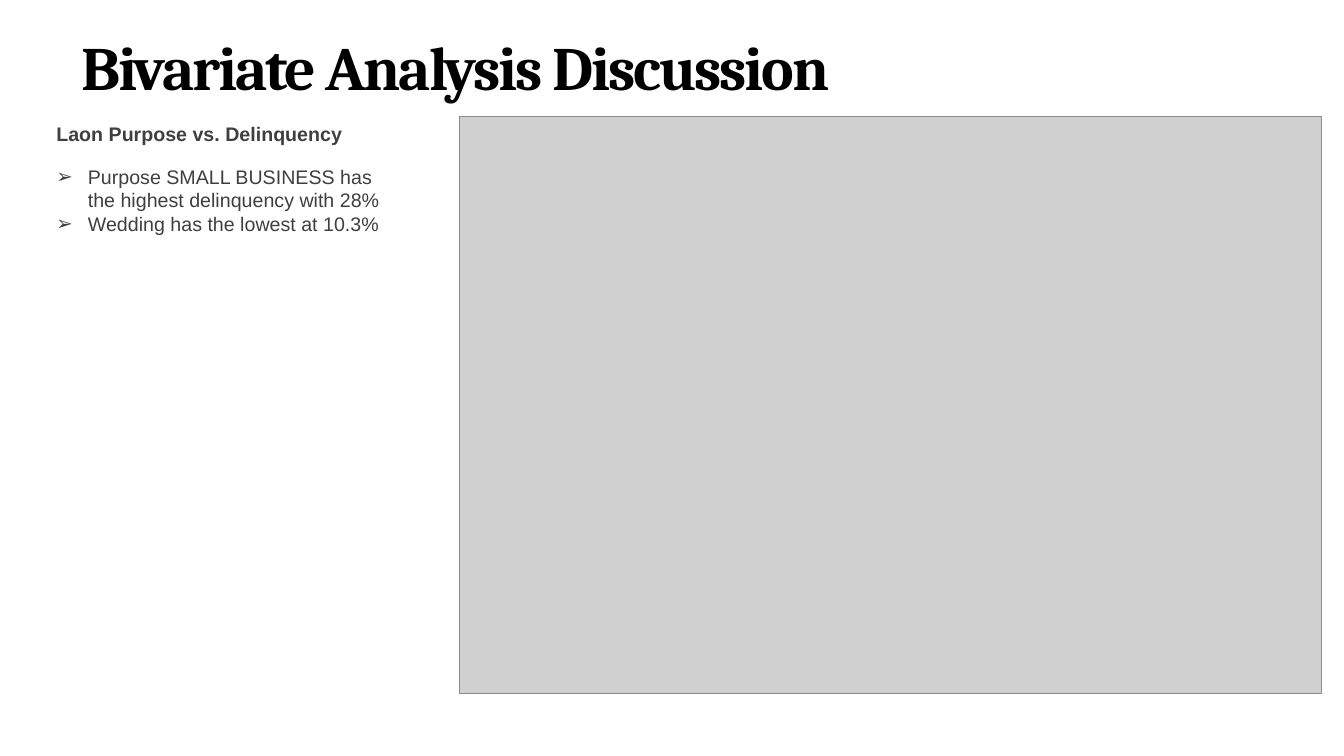
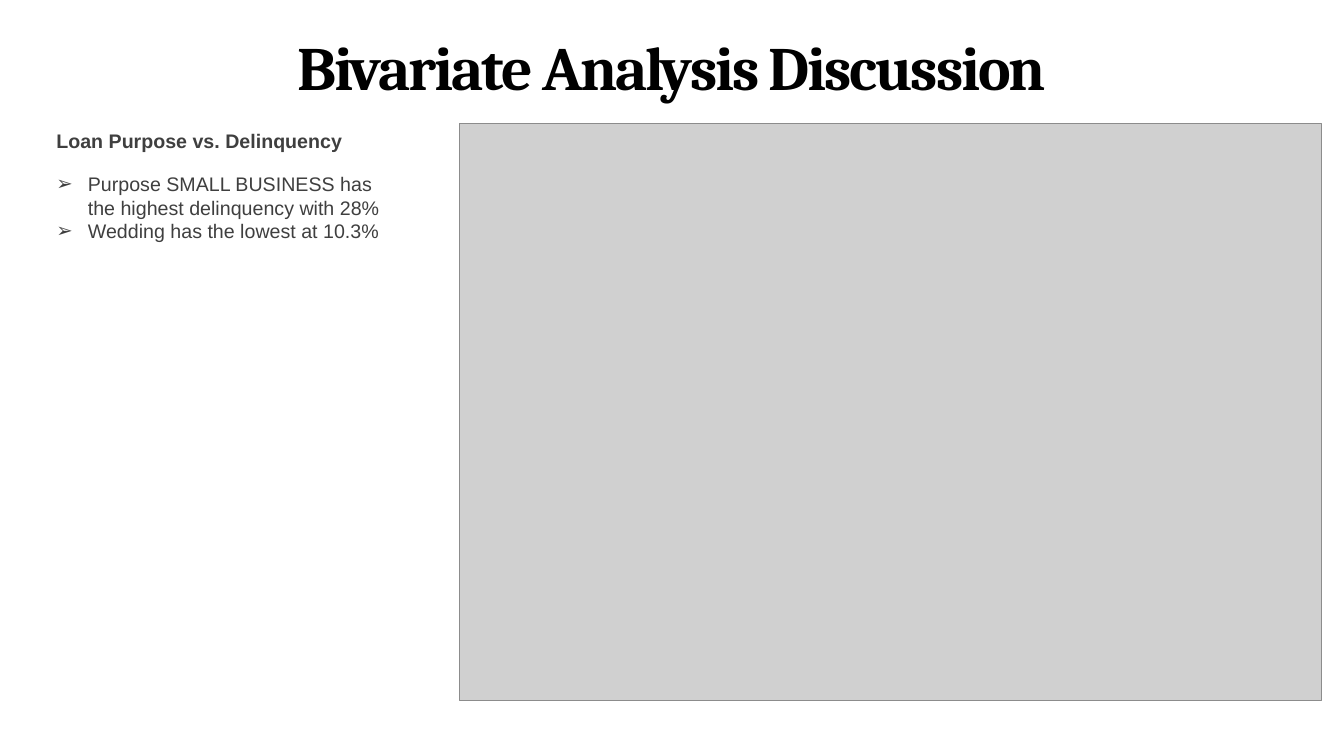
Before and after one commit to pjsurve/Lending-club-case-study, a slide deck: slide 16 of Lending Club Case Study - Upgrad (1).pptx (slide 8 before the commit). Drawn at 1344x756 pixels with LibreOffice and Linux fonts; fonts in the diff are those of the drawing; grey boxes stand for pictures. Boxes give left, top, right and bottom in pixels: in the first picture for what was removed or moved away, otherwise in the second. Text is boxed around its words. In the diff, an @@ line names an element or a change of style, - is before the commit and + after.

```diff
--- a/Lending Club Case Study - Upgrad (1).pptx
+++ b/Lending Club Case Study - Upgrad (1).pptx
@@ text "Bivariate Analysis Discussion" at [298, 47, 1046, 103]: alignment left to centre @@
@@ text at [56, 133, 342, 152]: text changed @@
-Laon Purpose vs. Delinquency
+Loan Purpose vs. Delinquency
@@ picture: place and size @@
-picture at [460, 117, 1323, 694]
+picture at [460, 124, 1323, 701]
@@ text "Purpose SMALL BUSINESS has the ...": place and size @@
-text "Purpose SMALL BUSINESS has the ..." at [88, 169, 379, 235]
+text "Purpose SMALL BUSINESS has the ..." at [88, 176, 379, 242]
```
Also in this commit, not shown: 6 other slides changed, 5 slides added, 1 slide removed, 1 other file.
